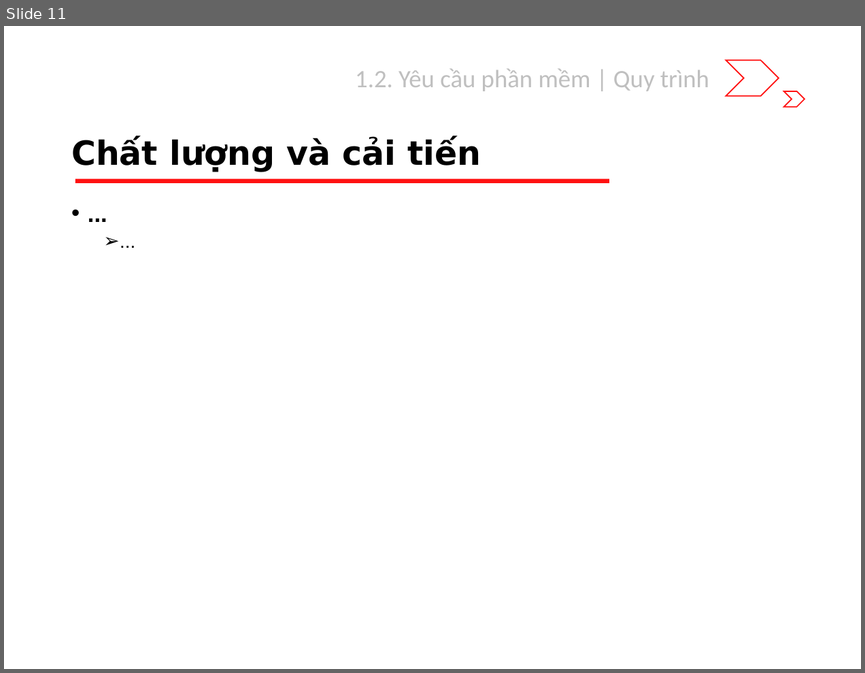
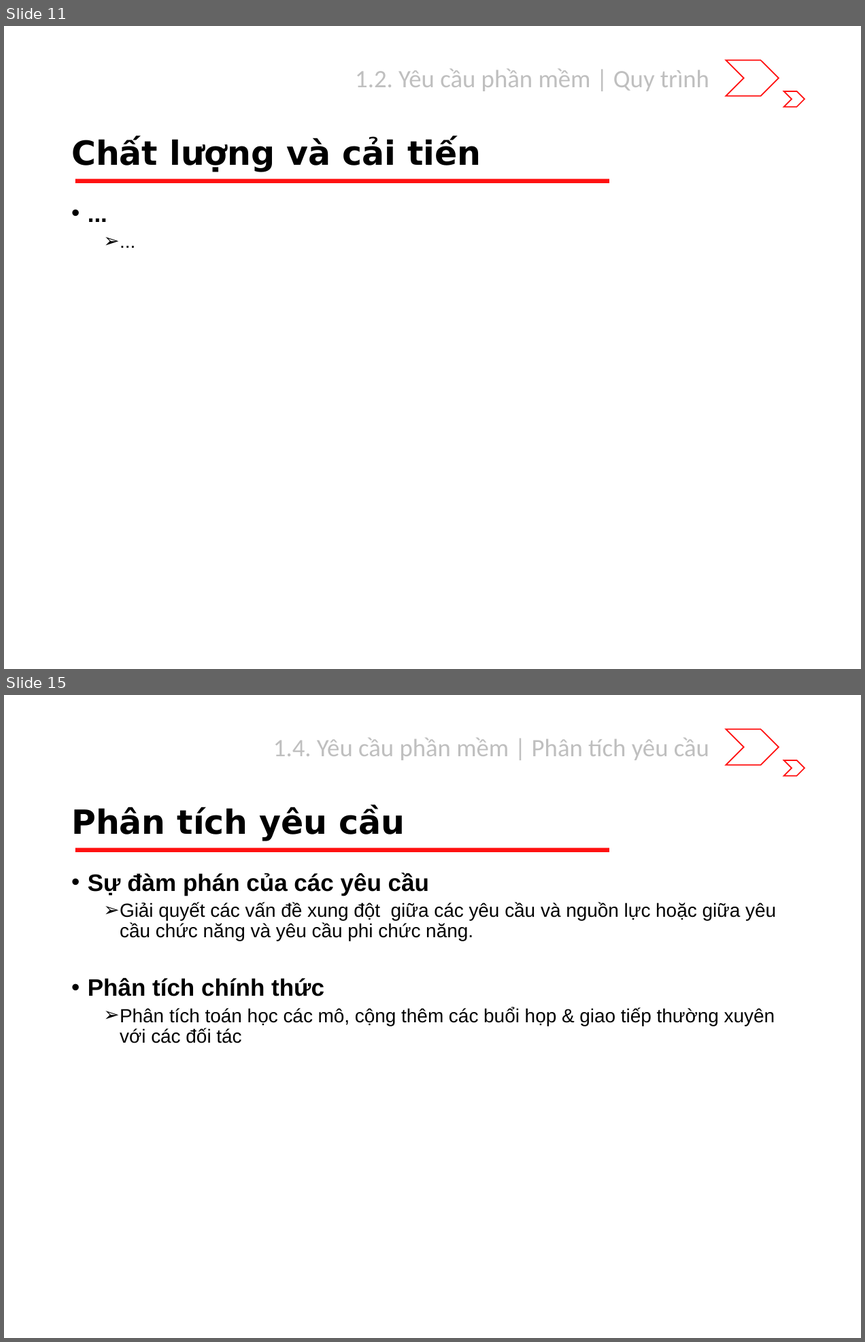
Before and after one commit to riverspart/uet-adv-sw-engineering, a slide deck: slide/release/chapter_1/slide.pptx. Shown one above the other, each under a label of ours: slide 11 before the commit, slides 11 and 15 after it; the slides between them are not shown. The pictures are 865x673 and 865x1342 pixels, drawn with LibreOffice and Linux fonts; fonts in the diff are those of the drawing. Boxes give left, top, right and bottom in pixels: in the first picture for what was removed or moved away, otherwise in the second. Text is boxed around its words. In the diff, an @@ line names an element or a change of style, - is before the commit and + after.

```diff
--- a/slide/release/chapter_1/slide.pptx
+++ b/slide/release/chapter_1/slide.pptx
@@ slide 15 added at [4,695,861,1338], background #FFFFFF; not listed: 3 template elements that a slide beside it also shows @@
@@ text added at [273,738,709,760], 21 pt, text #BFBFBF @@
+1.4. Yêu cầu phần mềm | Phân tích yêu cầu
@@ title added at [71,807,405,841], 28 pt, text #000000, bold @@
+Phân tích yêu cầu
@@ text added at [88,872,776,1043], 16 pt, text #000000 @@
+• Sự đàm phán của các yêu cầu
+  ➢ Giải quyết các vấn đề xung đột giữa các yêu cầu và nguồn lực hoặc giữa yêu cầu chức năng và yêu cầu phi chức năng.
+• Phân tích chính thức
+  ➢ Phân tích toán học các mô, cộng thêm các buổi họp & giao tiếp thường xuyên với các đối tác
```
Also in this commit, not shown: 1 slide changed, 15 other slides added.
